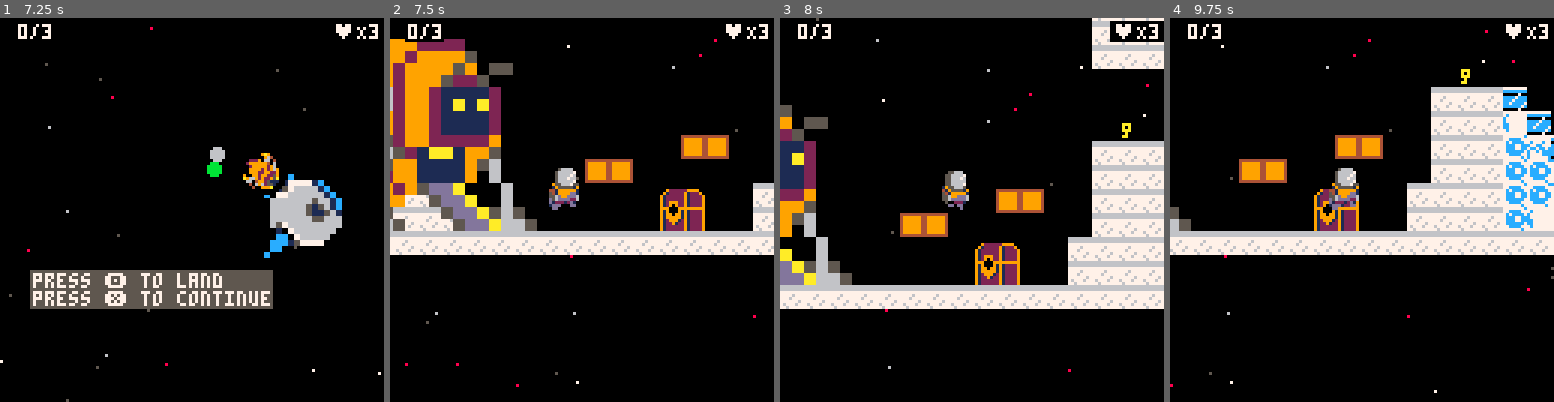
Above: before the commit, frames 1-4 (left to right).
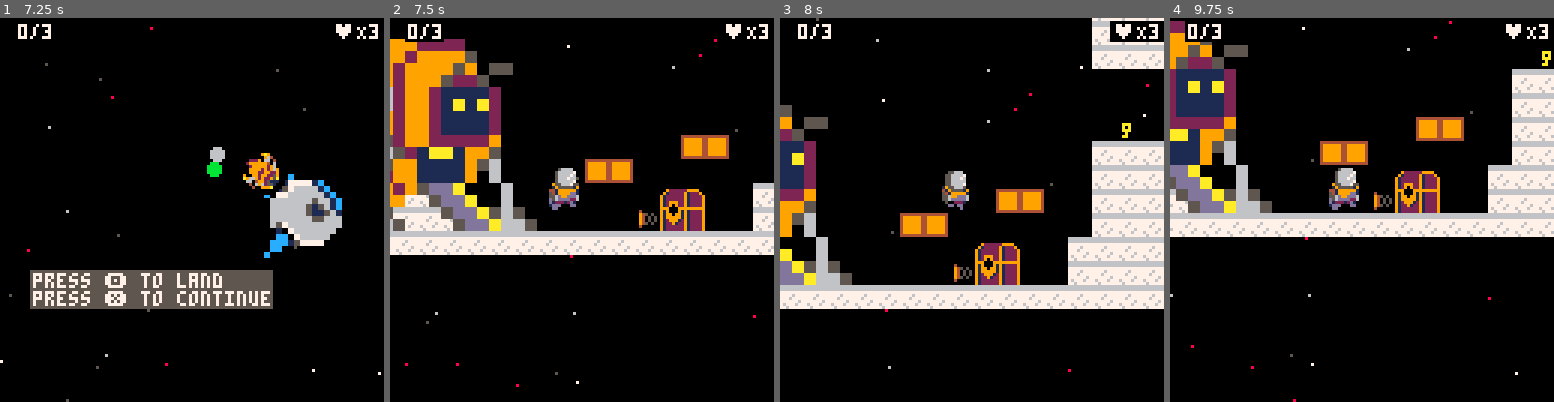
Above: after the commit, the same moments.

Repository: FrederikHR/GDB
Game: PICO-8 cartridge OW/ow.p8
The game is run twice, just before and just after one commit, with the same random seed, the same clock (stepped at 60 frames per second) and the same inputs.
Inputs:
- Up to frame 1 (7.25 s): tap X (X key) at 0.33, 1.07, 1.85, 2.97, 4.08, 5.2, 6.32 s; tap O (Z key) at 0.7, 1.7, 2.1, 2.5, 2.9, 3.3, 3.7, 4.1, 4.5, 4.9, 5.3, 5.7, 6.1, 6.5, 6.9 s; hold Right 1.6-2.1 s; hold Up 2.15-2.42 s; hold Right 2.47-3.03 s; hold Left 3.08-3.58 s; hold Right 4.02-4.68 s; hold Up 4.73-5.03 s; hold Left 5.08-5.68 s; hold Right 6.08-6.58 s; hold Right 6.63-7.13 s; hold Up from 7.18 s (still down)
- Up to frame 2 (7.5 s): tap O (Z key) at 7.3 s; tap X (X key) at 7.43 s; release Up at 7.45 s
- Up to frame 3 (8 s): hold Right from 7.5 s (still down); tap O (Z key) at 7.7 s
- Up to frame 4 (9.75 s): release Right at 8.07 s; tap O (Z key) every 0.4 s from 8.1 to 9.7 s; hold Left 8.12-8.62 s; tap X (X key) at 8.55, 9.67 s; hold Right 9.05-9.72 s

Frame 1 is identical in both runs. In frame 2, 0.1% of the frame differs, in the area x 64-70%, y 50-55%; in frame 3, 0.1%; in frame 4, 31%, in the area x 0-100%, y 0-100%.

Commit message:
spring logic start

Diff:
--- a/OW/ow.p8
+++ b/OW/ow.p8
@@ -751,7 +751,7 @@
 
 	-- spring collision
 	if collide_map(a, "right", 7) then
-		 a.x-=30
+		a.dx=-100
 	end
 	--enemies
 	collide_enemies()
@@ -1161,9 +1161,9 @@
 27272727272727271717171717271717171717172727272727060000000627272717171717271717171717171717171717271717171717271717272727272727
 b474747474740000000000a5a5000000000000747474c5c5b5d50000000000000000000000000000000000000000000000000000000000000000000000000074
 27272727272727272727272727272727272727272727272727060000000627272717171727172727172727171717271727272727272717171717172727272727
-b4747474747400000000000000003646000074747474c5c5b5b5d5000000000000b5c40000000000000000000000000000000000000000000000000000000074
+b4747474747400000000000000003646000074747474c5c5b5b5d5000000000087b5c40000000000000000000000000000000000000000000000000000000074
 27272727272727272727272727272727272727272727272727060000000627272727272727271717171717171727272727272727171717172727272727272727
-b4747474747400000000000000003747000074747474c5d4c5d4b5d5d5d5d5d5b5d4d4e4e4e4e4e4e4e4e4e4e4e4e4e4e4e4e4e4e4e4e4e4e4e4e4e4e4e4e474
+b4747474747400000000000000873747000074747474c5d4c5d4b5d5d5d5d5d5b5d4d4e4e4e4e4e4e4e4e4e4e4e4e4e4e4e4e4e4e4e4e4e4e4e4e4e4e4e4e474
 27272727272727272727272727272727272727272727272727060000000627272727272727272727272727272727272727272727272727272727272727272727
 b4747474747474747474747474747474747474747474747474747474747474747474747474747474747474747474747474747474747474747474747474747474
 
@@ -1297,7 +1297,7 @@
 
 
 __gff__
-0000000000000000000000000000000000000000000000000000000000000000000000000000000000000000000000000000000000000000000000000000000000000000000000030000002003032000000000000000000000030b0303070000030303000003030300000b000000000000000000000000000000000000000000
+0000000000000000000000000000000000000000000000000000000000000000000000000000000000000000000000000000000000000000000000000000000000000000000000030000002003032000000000000000000000030b0303070000030303000003030300000b000000000000000000000000008000000000000000
 0000000000000000000000000000000000000000000000000000000000000000000000000000000000000000000000000000000000000000000000000000000000000000000000000000000000000000000000000000000000000000000000000000000000000000000000000000000000000000000000000000000000000000
 __map__
 4b4b00000000000000005876000000000000000000000000000000000000000000000000000000000000000000000000000000000000000000000000000000004b595959595959595959595959595959595959595959595959595959595959595959595959595959595959595959595959595959595959595959595959595959
